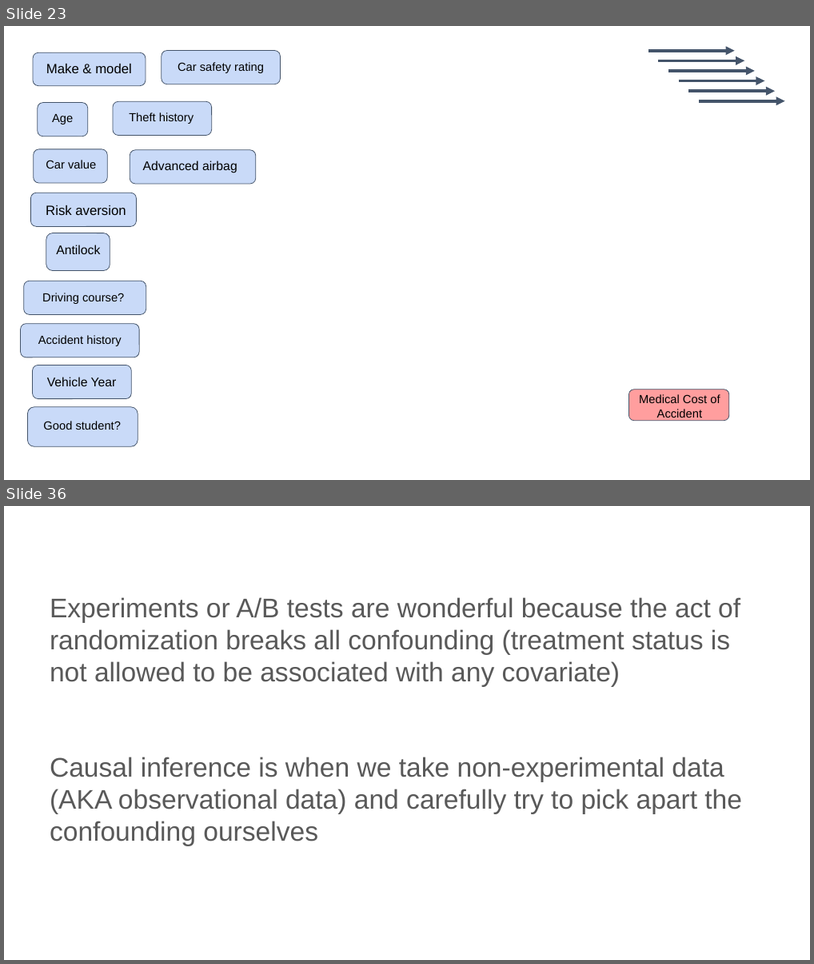
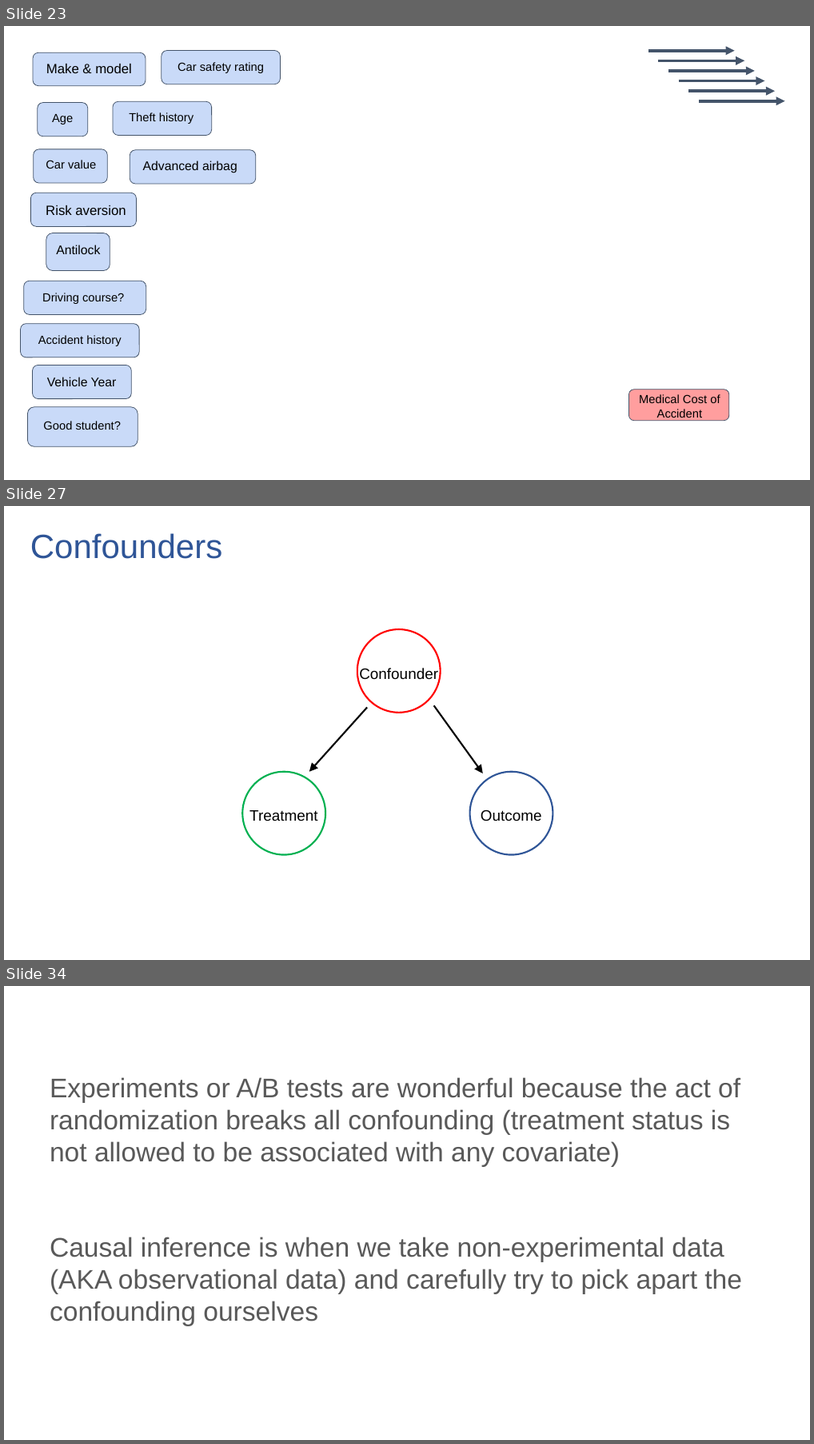
Before and after one commit to ronikobrosly/scipy_2022_causal_inference_tutorial, a slide deck: slides/tutorial_slides.pptx. Shown one above the other, each under a label of ours: slides 23 and 36 before the commit, slides 23, 27 and 34 after it; the slides between them are not shown. The pictures are 814x964 and 814x1444 pixels, drawn with LibreOffice and Linux fonts; fonts in the diff are those of the drawing. Boxes give left, top, right and bottom in pixels: in the first picture for what was removed or moved away, otherwise in the second. Text is boxed around its words. In the diff, an @@ line names an element or a change of style, - is before the commit and + after.

```diff
--- a/slides/tutorial_slides.pptx
+++ b/slides/tutorial_slides.pptx
@@ slide 27 added at (4, 506, 810, 960), background #FFFFFF @@
@@ title added at (30, 533, 222, 559), 40 pt, text #2F5597 @@
+Confounders
@@ ellipse added at (358, 629, 440, 712), outline #FF0000 2 pt @@
@@ text added at (359, 668, 438, 682), 18 pt, text #000000 @@
+Confounder
@@ arrow added from (367, 708) to (310, 772), #000000 2 pt @@
@@ arrow added from (434, 706) to (483, 773), #000000 2 pt @@
@@ ellipse added at (243, 772, 326, 855), outline #00B050 2 pt @@
@@ ellipse added at (470, 772, 554, 855), outline #2F5597 2 pt @@
@@ text added at (250, 810, 318, 821), 18 pt, text #000000 @@
+Treatment
@@ text added at (481, 810, 542, 821), 18 pt, text #000000 @@
+Outcome
@@ what was slide 36 is now slide 34 @@
```
Also in this commit, not shown: 9 slides changed, 15 other slides added, 3 slides removed, 1 other file.
